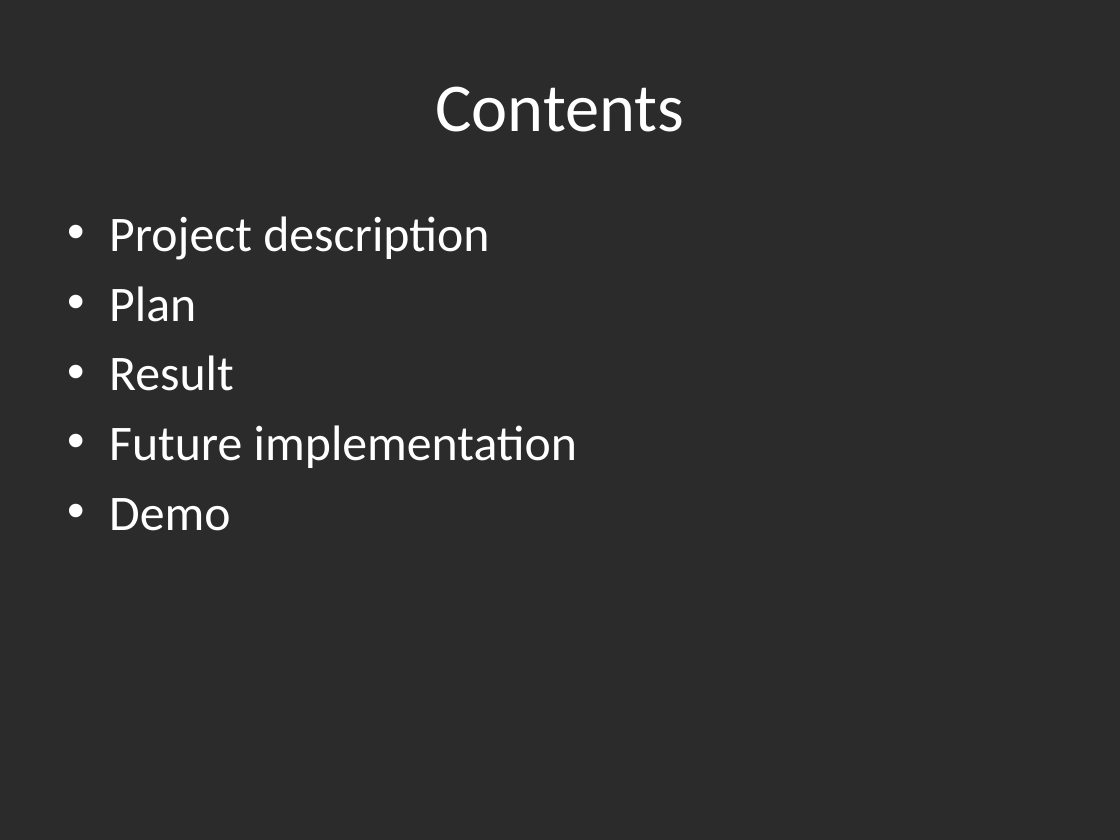
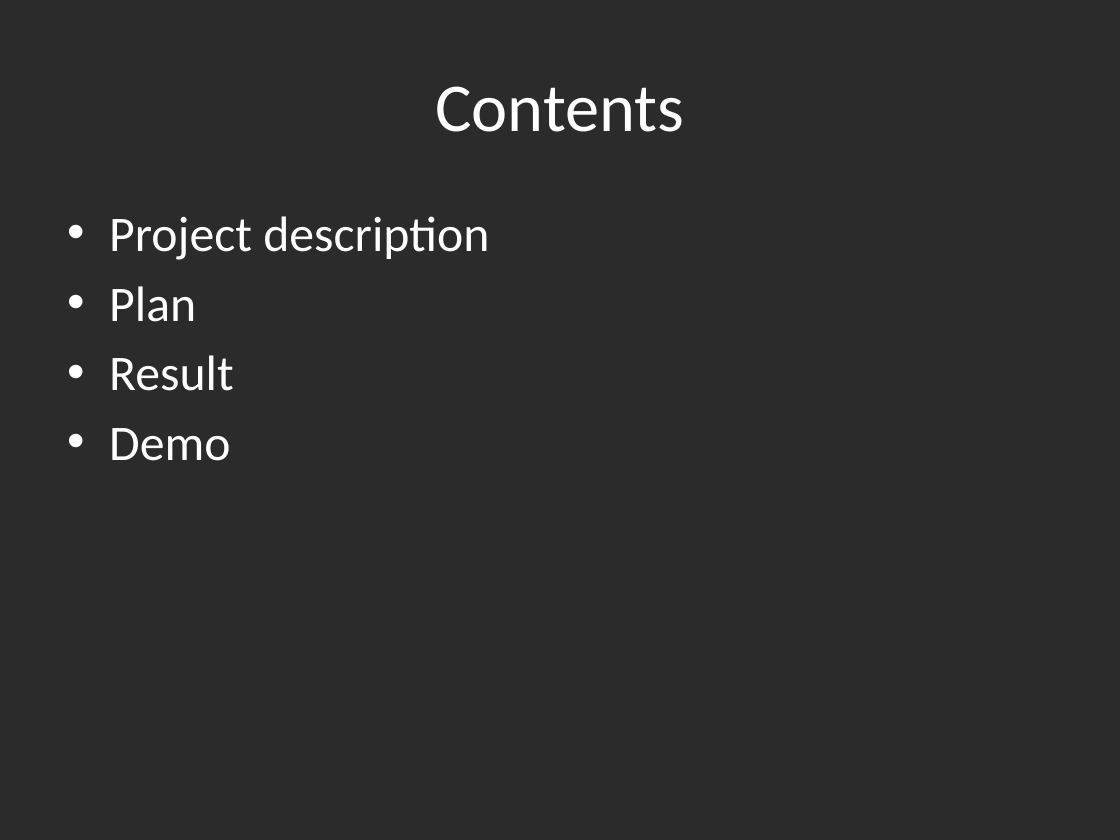
Before and after one commit to FelixAkk/synthbio, a slide deck: slide 2 of Presentation/Zelula.pptx. Drawn at 1120x840 pixels with LibreOffice and Linux fonts; fonts in the diff are those of the drawing; background and template pictures are left out; a plain dark background stands for a picture behind light text. Boxes give left, top, right and bottom in pixels: in the first picture for what was removed or moved away, otherwise in the second. Text is boxed around its words. In the diff, an @@ line names an element or a change of style, - is before the commit and + after.

```diff
--- a/Presentation/Zelula.pptx
+++ b/Presentation/Zelula.pptx
@@ text at (x1=109, y1=425, x2=577, y2=468): paragraph removed @@
-• Future implementation
```
Also in this commit, not shown: 1 slide removed, 11 other files.
